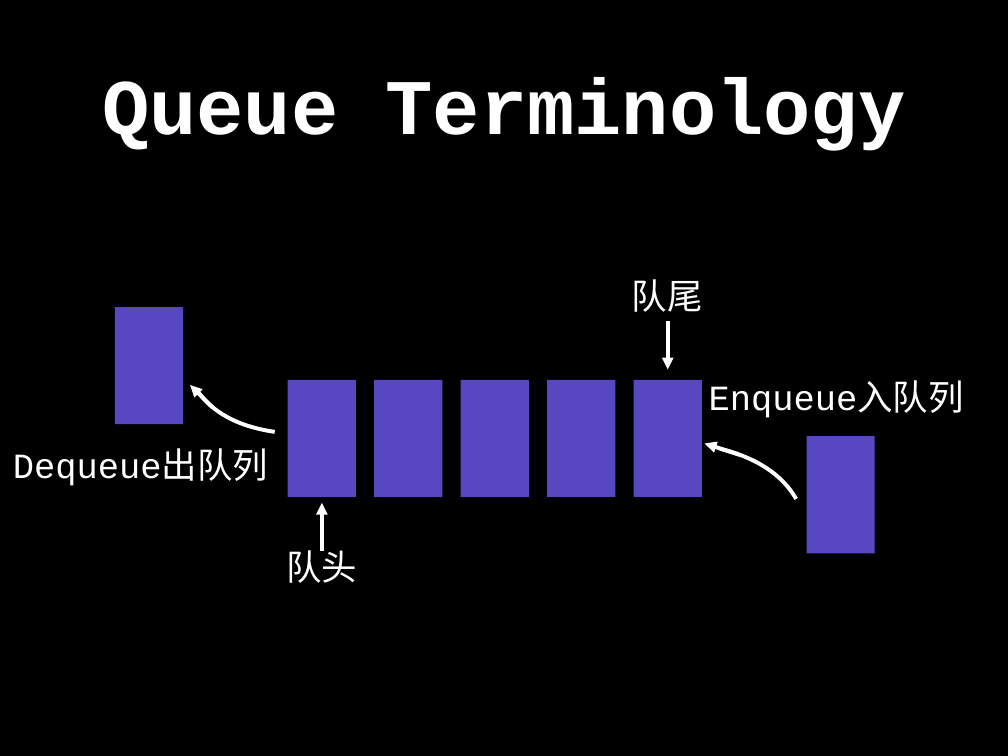
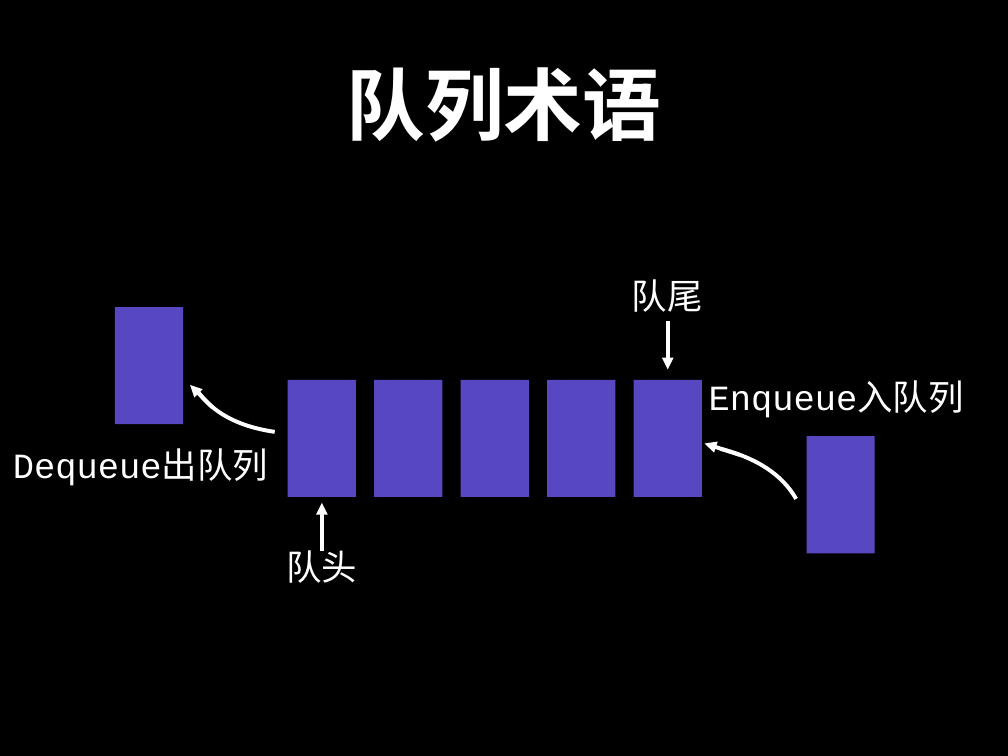
Before and after one commit to spring2go/Algorithms, a slide deck: slide 5 of slides/datastructures/queue/Queue.pptx. Drawn at 1008x756 pixels with LibreOffice and Linux fonts; fonts in the diff are those of the drawing. Boxes give left, top, right and bottom in pixels: in the first picture for what was removed or moved away, otherwise in the second. Text is boxed around its words. In the diff, an @@ line names an element or a change of style, - is before the commit and + after.

Commit message:
add queue skeleton code

```diff
--- a/slides/datastructures/queue/Queue.pptx
+++ b/slides/datastructures/queue/Queue.pptx
@@ title at <box>346,67,661,142</box>: text changed @@
-Queue Terminology
+队列术语
```
Also in this commit, not shown: 37 other slides changed, 5 slides added, 4 slides removed, 3 other files.
